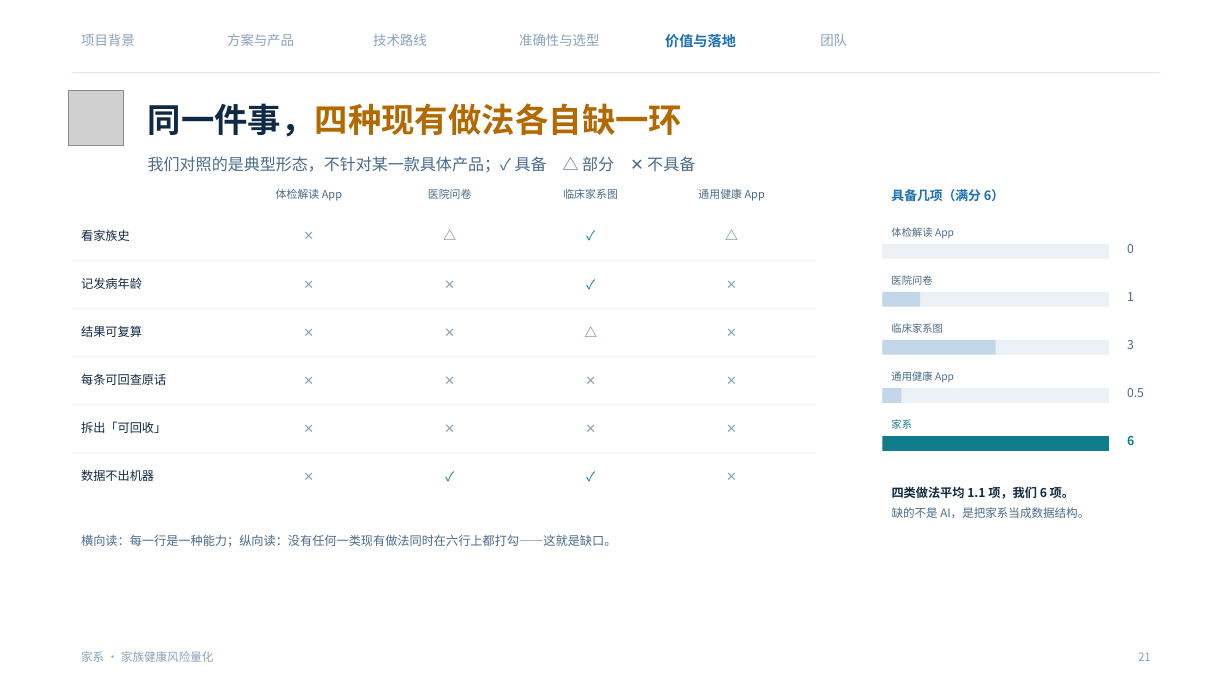
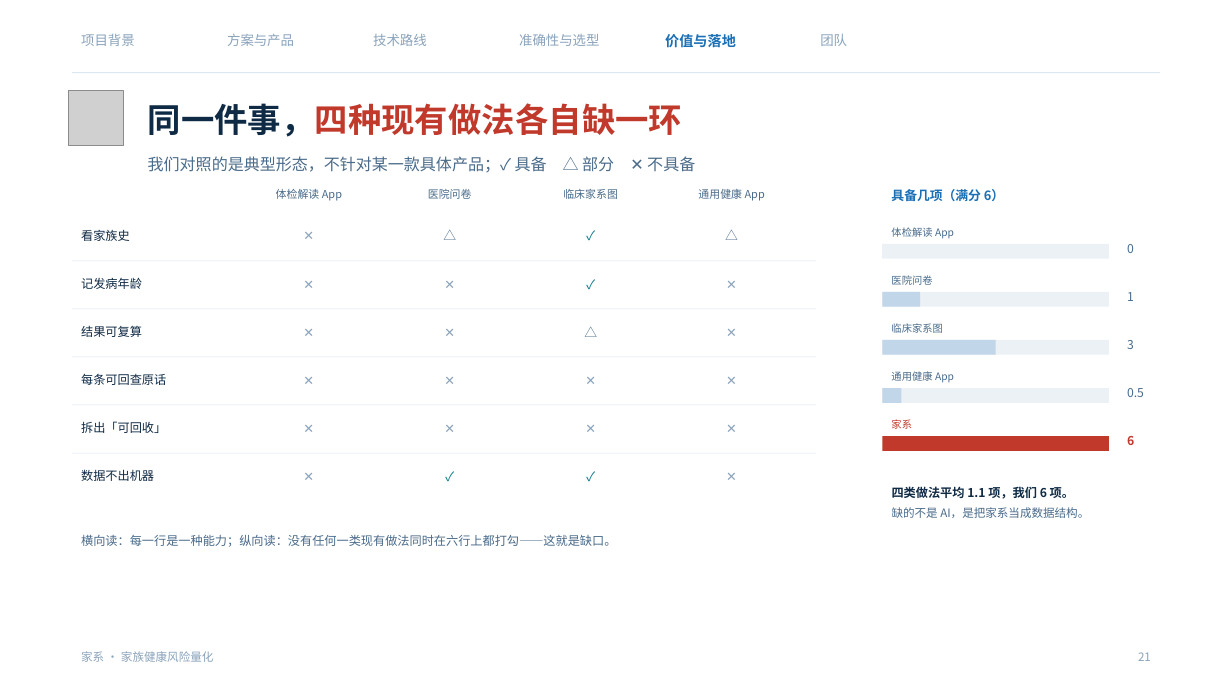
Before and after one commit to NimuStudio/jiaxi, a slide deck: slide 21 of deliverables/家系-答辩-v2.pptx. Drawn at 1232x693 pixels with LibreOffice and Linux fonts; fonts in the diff are those of the drawing; grey boxes stand for pictures; background and template pictures are left out. Boxes give left, top, right and bottom in pixels: in the first picture for what was removed or moved away, otherwise in the second. Text is boxed around its words. In the diff, an @@ line names an element or a change of style, - is before the commit and + after.

Commit message:
docs(deck): 统一「重点用红」的标注系统（评委一眼扫得到亮点）
出发点：评委翻到第 100 个作品时，能看的只有红色。所以颜色只承担一件事——分层注意力：
  红 #C0392B  = 这页最重要的数字 / 结论 / 我们的成绩
  灰 #8AA3BB  = 非重点（对照组、次要说明、被压下去的数据）
  蓝 #1A6FB5  = 结构（图标、导航、术语）
  墨青 #0F7C8C = 仅留给「可回收」这一个产品概念

## 具体改动
- AMBER 让位给 RED：标题强调色由琥珀改为红，翻页时红字成列（17 页已标关键词）
- DANGER 与 RED 合流，避免出现两个相近的红
- P17 对照页：对照组（40%、✗、比例条）全部压成灰；我们这一侧（96%、✓、条形、卡片底）改红——
  左右两半直接分红灰两个阵营，不用读数字也知道谁赢
- P19 微调页：基线条形改浅蓝、微调条形改红，两条等长一眼看出「没变化」
- P21 差异化页：「家系 6 项」条形与数字改红，其余四类灰蓝
- P22 落地页：1.7 秒 / 0.11 秒 / 1.8 GB / <1 毫秒 全部改红
- P12 三引擎：「输出」行的关键值改红加粗，适用/分档线保持常规字色
- P15 准确性：F1 1.000 改红；封面指标行同样把 F1 1.000 标红（深底用浅红 #FF9E91）

顺带去掉封面标题下一条 0.05 英寸装饰短条（与之前「不要色条」的要求一致）。

```diff
--- a/deliverables/家系-答辩-v2.pptx
+++ b/deliverables/家系-答辩-v2.pptx
@@ text "同一件事，四种现有做法各自缺一环" at <box>148,103,683,137</box>: text colour #B26A00 to #C0392B in "同一件事，四种现有做法各自缺一环" @@
@@ text "家系" at <box>891,419,912,429</box>: text colour #0F7C8C to #C0392B @@
@@ rectangle at <box>883,436,1109,451</box>: fill #0F7C8C to #C0392B @@
@@ text "6" at <box>1127,436,1134,445</box>: text colour #0F7C8C to #C0392B @@
```
Also in this commit, not shown: 18 other slides changed, 1 other file.
